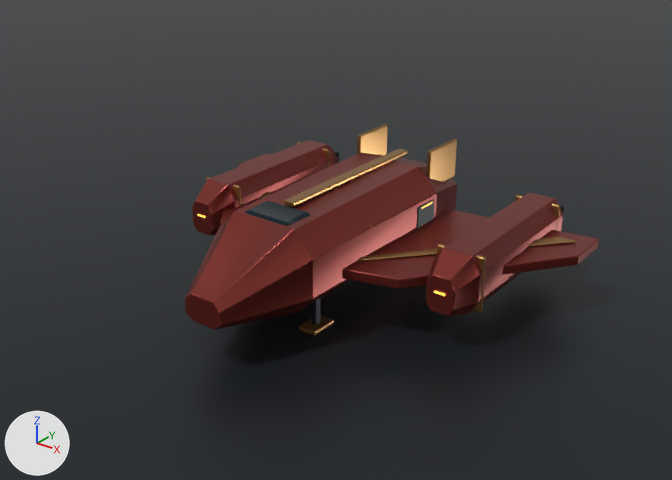
One commit to the Blender file Art/Source/Aurelion/SM_Aurelion_Dominion_Shuttle.blend: the scene before it, then after it.
Both versions are drawn from the file's camera 'Camera'. Arrows for +X, +Y and +Z are at lower left; the lights stay in place. The picture after the commit comes second.

Before the edit, the objects in view are built like this:
```python
mat_m_dominion_armor = principled_material('M_Dominion_Armor')
mat_m_dominion_armor.base_color = (0.22, 0.032, 0.024)  # red #81322b
mat_m_dominion_armor.metallic = 0.65
mat_m_dominion_armor.roughness = 0.32
me_armored_troop_cabin = bpy.data.meshes.new('Armored troop cabin')
me_armored_troop_cabin.from_pydata(...)  # 2644 vertices, 2544 faces; spans x -8.3..8.3, y -7.2..6.8, z 0.0..4.9
# faces by material slot: [568, 102, 1118, 432, 324]
me_armored_troop_cabin.materials.append(mat_m_dominion_armor)  # red #81322b
me_armored_troop_cabin.materials.append(mat_m_dominion_glass)  # dark blue #1d2f38
me_armored_troop_cabin.materials.append(mat_m_dominion_trim)  # brown #a67d49
me_armored_troop_cabin.materials.append(mat_m_dominion_structure)  # dark grey #2c3137
me_armored_troop_cabin.materials.append(mat_m_dominion_signal)  # orange #ffaa4b, glowing orange #ffaa4b
me_cube_033 = bpy.data.meshes.new('Cube.033')
me_cube_033.from_pydata([(-100.0, -100.0, 0.0), (-100.0, -100.0, 0.0), (-100.0, 100.0, 0.0), (-100.0, 100.0, 0.0), (100.0, -100.0, 0.0), (100.0, -100.0, 0.0), (100.0, 100.0, 0.0), (100.0, 100.0, 0.0)], [], [(0, 1, 3, 2), (2, 3, 7, 6), (6, 7, 5, 4), (4, 5, 1, 0), (2, 6, 4, 0), (7, 3, 1, 5)])
me_cube_033.materials.append(mat_m_dominion_structure)  # dark grey #2c3137
ob_sm_aurelion_dominion_shuttle = bpy.data.objects.new('SM_Aurelion_Dominion_Shuttle', me_armored_troop_cabin)
ob_sm_aurelion_dominion_shuttle.location = (0.0, 0.0, 0.0)
ob_studio_floor = bpy.data.objects.new('Studio floor', me_cube_033)
ob_studio_floor.location = (0.0, 0.0, -0.13)
```
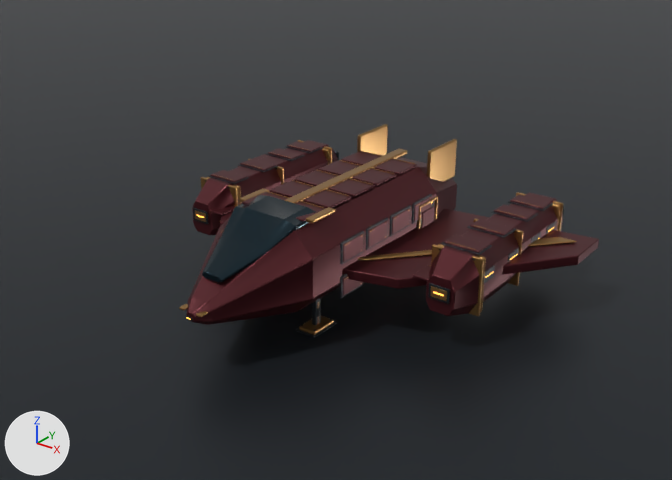
Where the change shows, as pixel boxes (x1, y1, x2, y2) in the pictures (672 x 480 px; the box of a moved part takes in the faces that stretch with it):
```json
{"object": "SM_Aurelion_Dominion_Shuttle", "change": "recoloured, surface changed, reshaped", "before": [185, 124, 599, 336], "after": [179, 124, 599, 338]}
{"part": 1, "of": "me_armored_troop_cabin", "change": "added", "after": [196, 311, 208, 317]}
{"part": 2, "of": "me_armored_troop_cabin", "change": "added", "after": [193, 208, 208, 224]}
{"part": 3, "of": "me_armored_troop_cabin", "change": "added", "after": [195, 210, 206, 222]}
{"part": 4, "of": "me_armored_troop_cabin", "change": "rebuilt", "before": [245, 201, 311, 225], "after": [202, 195, 316, 283]}
{"part": 5, "of": "me_armored_troop_cabin", "change": "added", "after": [239, 151, 438, 338]}
{"part": 6, "of": "me_armored_troop_cabin", "change": "added", "after": [413, 192, 563, 317]}
{"part": 7, "of": "me_armored_troop_cabin", "change": "added", "after": [201, 140, 332, 216]}
{"part": 8, "of": "me_armored_troop_cabin", "change": "moved or reshaped", "before": [185, 211, 313, 330], "after": [187, 215, 313, 325]}
```

The change, as JSON lines over the scene's bpy script:
```json
{"op": "set", "path": "mat_m_dominion_armor.base_color", "old": "(0.22, 0.032, 0.024)", "new": "(0.095, 0.015, 0.02)", "note": "red #81322b -> dark red #572127"}
{"op": "set", "path": "mat_m_dominion_armor.roughness", "old": "0.32", "new": "0.39"}
{"block": "me_armored_troop_cabin", "where": "# used by ob_sm_aurelion_dominion_shuttle; location = (0.0, 0.0, 0.0)"}
{"op": "remove", "block": "me_armored_troop_cabin", "code": "me_armored_troop_cabin.from_pydata(...)  # 2644 vertices, 2544 faces; spans x -8.3..8.3, y -7.2..6.8, z 0.0..4.9"}
{"op": "add", "block": "me_armored_troop_cabin", "code": "me_armored_troop_cabin.from_pydata(...)  # 19504 vertices, 18316 faces; spans x -8.3..8.3, y -7.8..6.9, z 0.0..4.9"}
{"block": "me_armored_troop_cabin", "change": "me_armored_troop_cabin part 1: the loose piece of 56 vertices spanning x 1.3..1.5, y -3.2..-2.8, z 0.0..1.2 is copied, and the copy is scaled about its middle by (1.4, 1.14, 0.0444), then moved by (-1.0, -4.6, 1.6), in mat_m_dominion_trim (brown #a67d49); it spans x 0.3..0.5, y -7.7..-7.4, z 2.2"}
{"block": "me_armored_troop_cabin", "change": "me_armored_troop_cabin part 2: the loose piece of 56 vertices spanning x -5.8..-5.4, y -1.6, z 2.1..2.2 is copied, and the copy is scaled about its middle by (1.93, 0.479, 7.63), in mat_m_dominion_structure (dark grey #2c3137); it spans x -6.0..-5.2, y -1.7..-1.6, z 1.9..2.4"}
{"block": "me_armored_troop_cabin", "change": "me_armored_troop_cabin part 3: the loose piece of 56 vertices spanning x -5.8..-5.4, y -1.6, z 2.1..2.2 is copied, and the copy is scaled about its middle by (1.49, 0.252, 5.18), then moved by (0.0, -0.1, 0.0), in mat_m_dominion_trim (brown #a67d49); it spans x -5.9..-5.3, y -1.7, z 2.0..2.3"}
{"block": "me_armored_troop_cabin", "change": "me_armored_troop_cabin part 4: the loose piece of 108 vertices spanning x -1.4..1.4, y -6.2..-2.8, z 2.4..4.3 is rebuilt with 112 vertices and now spans x -1.4..1.4, y -6.7..-2.8, z 2.9..4.5"}
{"block": "me_armored_troop_cabin", "change": "me_armored_troop_cabin part 5: 10088 vertices added at x -2.5..2.5, y -3.7..4.2, z 0.0..4.4"}
{"block": "me_armored_troop_cabin", "change": "me_armored_troop_cabin part 6: 2616 vertices added at x 4.5..6.6, y -1.7..6.9, z 1.1..3.4"}
{"block": "me_armored_troop_cabin", "change": "me_armored_troop_cabin part 7: 2448 vertices added at x -6.6..-4.5, y -1.6..6.9, z 1.1..3.4"}
{"block": "me_armored_troop_cabin", "change": "me_armored_troop_cabin part 8: 56 vertices removed from x -0.8..0.8, y -7.2, z 1.5..2.5; 80 vertices added at x -0.6..0.6, y -7.7..-7.3, z 1.7..2.5"}
{"block": "me_armored_troop_cabin", "change": "other edits to the shape of me_armored_troop_cabin do not show in these pictures"}
```
